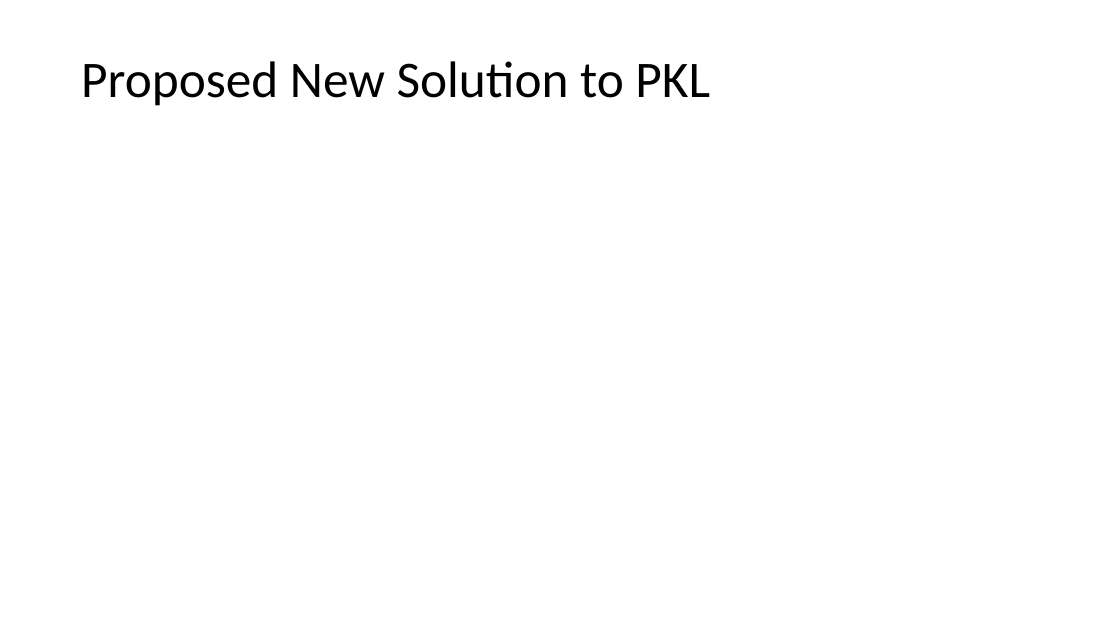
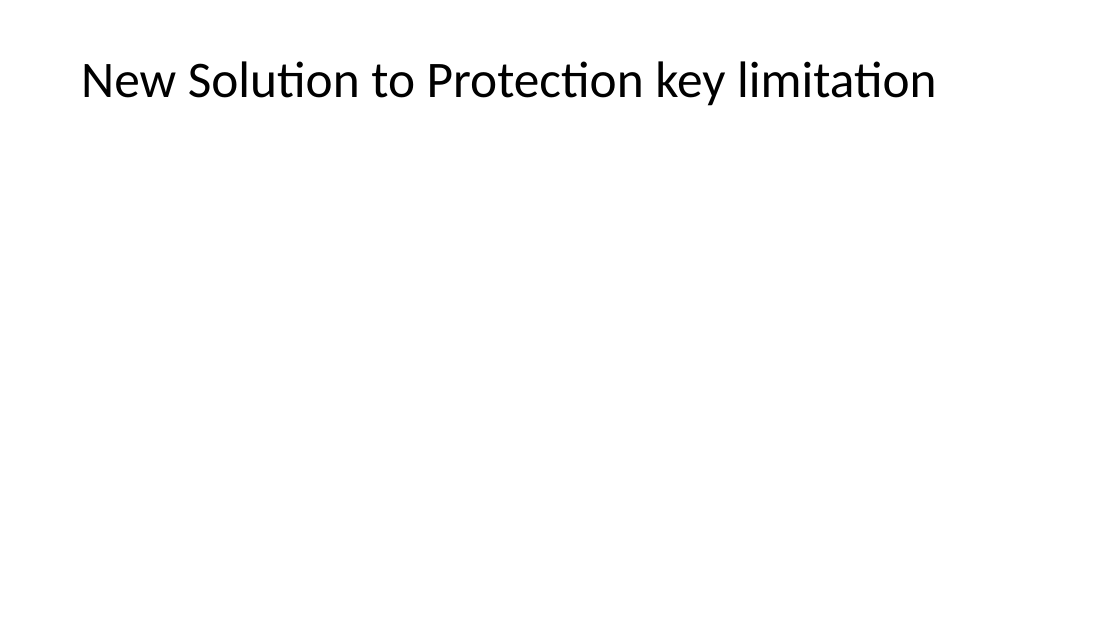
Before and after one commit to LiGaOg/libpmp, a slide deck: slide 19 of proposal.pptx (slide 7 before the commit). Drawn at 1120x630 pixels with LibreOffice and Linux fonts; fonts in the diff are those of the drawing. Boxes give left, top, right and bottom in pixels: in the first picture for what was removed or moved away, otherwise in the second. Text is boxed around its words. In the diff, an @@ line names an element or a change of style, - is before the commit and + after.

```diff
--- a/proposal.pptx
+++ b/proposal.pptx
@@ title at (81, 61, 937, 106): text changed @@
-Proposed New Solution to PKL
+New Solution to Protection key limitation
```
Also in this commit, not shown: 6 other slides changed, 16 slides added.
